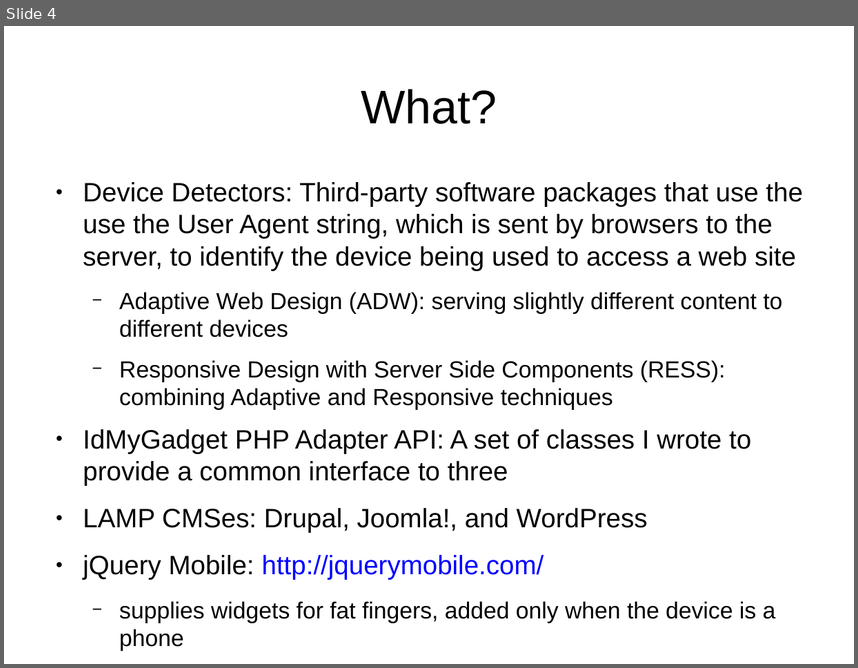
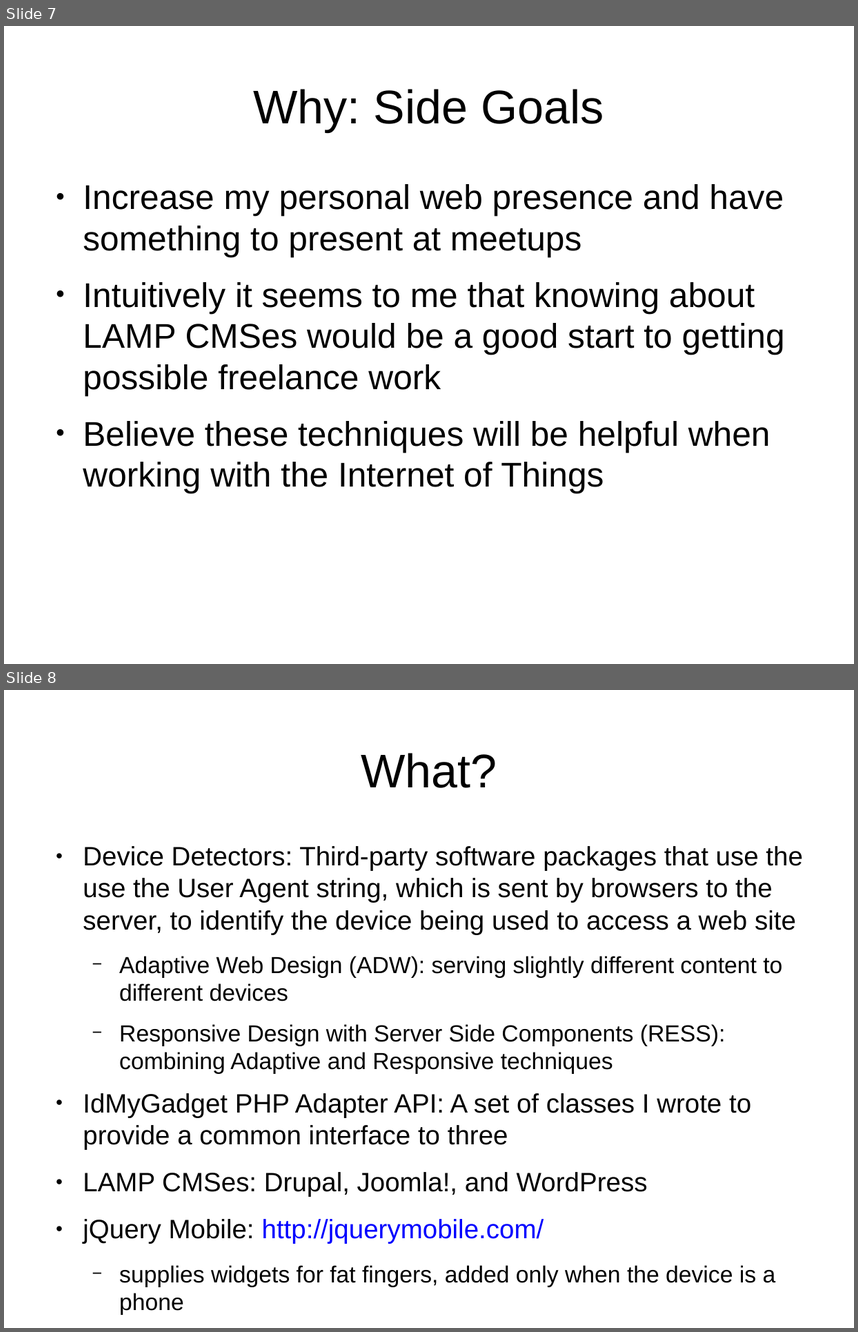
Before and after one commit to tomwhartung/jmws_accoutrements, a slide deck: presentations/2016_07-Drupal/9-slides.odp. Shown one above the other, each under a label of ours: slide 4 before the commit, slides 7 and 8 after it. The pictures are 858x668 and 858x1332 pixels, drawn with LibreOffice and Linux fonts; fonts in the diff are those of the drawing. Boxes give left, top, right and bottom in pixels: in the first picture for what was removed or moved away, otherwise in the second. Text is boxed around its words. In the diff, an @@ line names an element or a change of style, - is before the commit and + after.

```diff
--- a/presentations/2016_07-Drupal/9-slides.odp
+++ b/presentations/2016_07-Drupal/9-slides.odp
@@ slide 7 added at box(4, 26, 854, 664), background #FFFFFF @@
@@ title added at box(253, 89, 604, 132), 44 pt, text #000000 @@
+Why: Side Goals
@@ text added at box(83, 184, 785, 493), 32 pt, text #000000 @@
+● Increase my personal web presence and have something to present at meetups
+● Intuitively it seems to me that knowing about LAMP CMSes would be a good start to getting possible freelance work
+● Believe these techniques will be helpful when working with the Internet of Things
@@ what was slide 4 is now slide 8 @@
```
Also in this commit, not shown: 5 slides changed, 3 other slides added, 1 slide removed.
